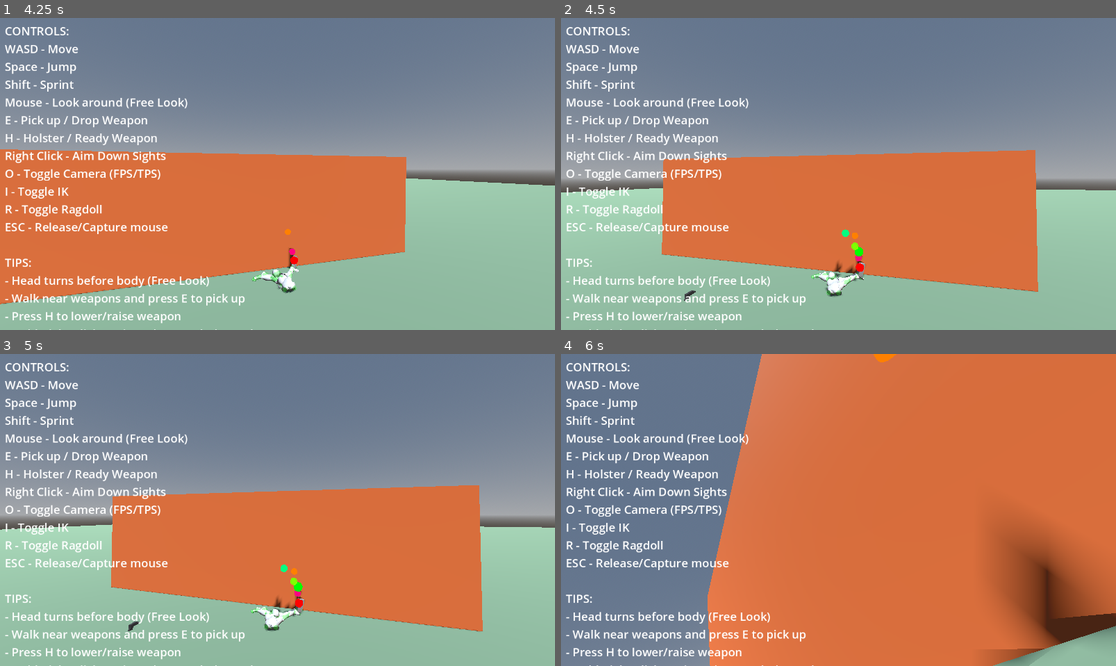
Above: before the commit, frames 1-4 (two rows, left to right).
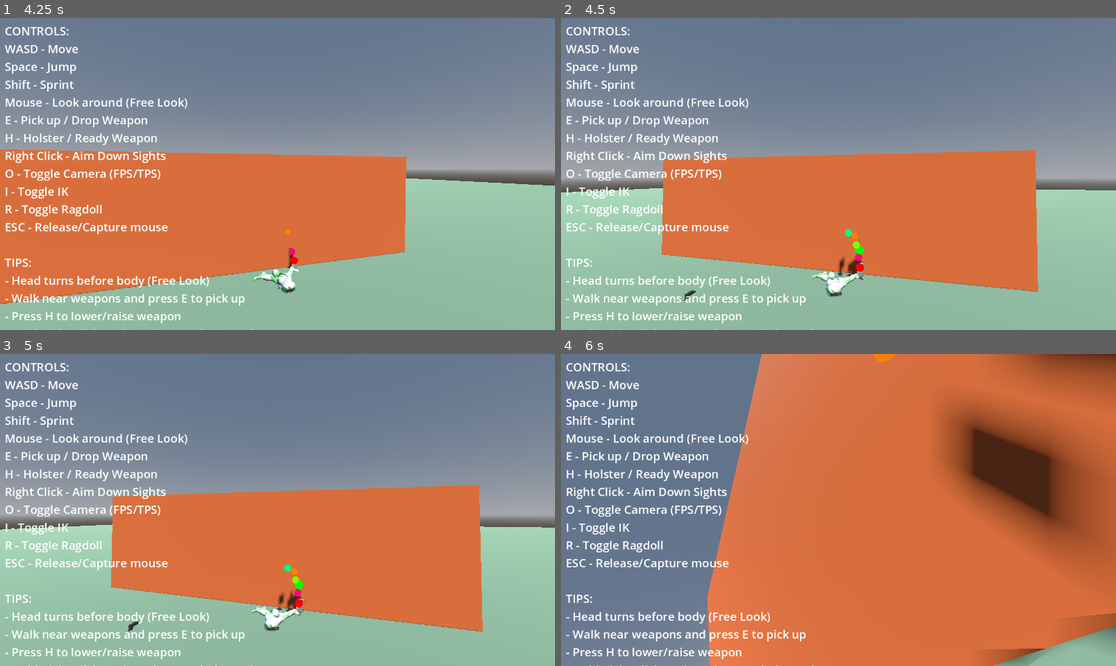
Above: after the commit, the same moments.

Repository: lmf-git/fpsikanimragdoll
Game: Godot game, scene res://world.tscn
Two runs of this game, one before a commit and one after it. Both use one fixed random seed, a clock stepped at 60 frames per second and the inputs below.
Inputs (mouse positions are in pixels of both pictures, inside the frame that each line leads up to):
- Up to frame 1 (4.25 s): tap Enter at 0.5 s; move the mouse to (305, 174) at 0.52 s; hold Shift (sprint) 0.53-1.28 s; hold W (move_forward) from 0.53 s (still down); click (305, 174) at 0.67 s; tap Space (jump) at 0.77, 1.52, 3.02, 3.77 s; move the mouse to (249, 174) at 1.27 s; tap O (toggle_camera) at 1.35 s; move the mouse to (288, 167) at 2.02 s; hold I (toggle_ik) 2.03-2.78 s; move the mouse to (271, 180) at 2.77 s; tap R (toggle_ragdoll) at 2.85 s; click (271, 180) at 2.92 s; move the mouse to (316, 177) at 3.52 s; tap E at 3.6 s
- Up to frame 2 (4.5 s): keep holding W (move_forward); move the mouse to (794, 170) at 4.27 s; tap H at 4.35 s
- Up to frame 3 (5 s): keep holding W (move_forward); tap Space (jump) at 4.52 s
- Up to frame 4 (6 s): move the mouse to (844, 510) at 5.02 s; hold Shift (sprint) 5.03-5.78 s; click (844, 510) at 5.17 s; move the mouse to (816, 503) at 5.77 s; release W (move_forward) at 5.78 s; hold D (move_right) from 5.78 s (still down); tap O (toggle_camera) at 5.85 s

Frame 1 is identical in both runs. In frame 2, 0.2% of the frame differs, in the area x 49-55%, y 67-85%; in frame 3, 0.2%; in frame 4, 17%, in the area x 68-100%, y 0-95%.

Commit message:
Make IK targets follow camera aim direction, not body direction
Critical fix for arm positioning:
- Change hand IK positioning from body-relative to camera-relative
- Right hand now uses camera_basis instead of body_basis
- Left hand now uses camera_basis instead of body_basis
- Hands shift left/right as you aim, not locked to body facing
- Arms extend in direction of camera aim, not character facing
- Elbow/wrist targets already follow hand dynamically (no change needed)

Also moved default IK target positions forward for better grip:
- Hands: Z=-0.4 (was Z=0.5) - 0.9m more forward
- Wrists: Z=-0.3 (was Z=0.4) - 0.7m more forward
- Elbows: Z=-0.1 (was Z=0.2) - 0.3m more forward

Result: Arms point where you aim, hands grip gun properly

Diff:
--- a/character_controller.gd
+++ b/character_controller.gd
@@ -1810,25 +1810,12 @@
 		WeaponState.AIMING:
 			target_offset = aim_weapon_offset
 
-	# Position right hand IK target relative to BODY (chest bone), not camera
+	# Position right hand IK target to follow AIM DIRECTION (camera), not body
 	var right_hand_target = ik_targets_node.get_node_or_null("RightHandTarget")
 	if right_hand_target:
 		var base_offset = target_offset + current_sway
 
-		# Hands should shift left/right based on where player is aiming
-		# Calculate horizontal offset based on camera rotation relative to body
-		var camera_rotation_y = active_camera.global_rotation.y
-		var rotation_diff = camera_rotation_y - body_rotation_y
-
-		# Normalize rotation difference to [-PI, PI]
-		rotation_diff = fmod(rotation_diff + PI, TAU) - PI
-
-		# Convert rotation difference to horizontal hand offset
-		# Multiply by distance from body to get more shift when looking further away
-		var horizontal_shift = sin(rotation_diff) * abs(base_offset.z) * 0.8  # 80% of forward distance
-		base_offset.x += horizontal_shift  # Add to existing offset, don't replace it
-
-		# Use chest bone as anchor point for body-relative positioning
+		# Use chest bone as anchor point
 		var anchor_transform: Transform3D
 		if chest_bone_id >= 0:
 			anchor_transform = skeleton.global_transform * skeleton.get_bone_global_pose(chest_bone_id)
@@ -1836,18 +1823,13 @@
 			# Fallback to character position if no chest bone
 			anchor_transform = global_transform
 
-		# Position hand relative to body/chest using CHARACTER'S facing direction
-		# Use body_rotation_y (where character faces) not camera_rotation.y (where camera looks)
-		# This prevents hand from moving left/right when camera orbits in TPS
-		var body_basis = Basis(Vector3.UP, body_rotation_y)  # Character's facing, not camera
+		# Position hand relative to CAMERA AIM DIRECTION, not body direction
+		# This makes hands follow where you're looking
+		var camera_basis = Basis(Vector3.UP, active_camera.global_rotation.y)  # Camera's aim direction
 
 		# Apply hand recoil to offset
 		var final_offset = base_offset + current_hand_recoil
-		var target_pos = anchor_transform.origin + body_basis * final_offset
-
-		# DEBUG: Track target movement when state changes
-		if weapon_state == WeaponState.AIMING and right_hand_target.global_position.distance_to(target_pos) > 0.01:
-			print("AIMING: Moving hand target from ", right_hand_target.global_position, " to ", target_pos)
+		var target_pos = anchor_transform.origin + camera_basis * final_offset
 
 		right_hand_target.global_position = target_pos
 
@@ -1863,7 +1845,8 @@
 			else:
 				# No secondary grip - calculate position relative to right hand
 				# Position left hand forward and slightly up from right hand
-				var body_basis = Basis(Vector3.UP, body_rotation_y)
+				# Use CAMERA basis so left hand follows aim direction
+				var camera_basis = Basis(Vector3.UP, active_camera.global_rotation.y)
 
 				# Start from right hand target position
 				var right_hand_pos: Vector3 = right_hand_target.global_position if right_hand_target else global_position
@@ -1874,14 +1857,15 @@
 				# - No left/right offset (centerline)
 				var foregrip_offset = Vector3(0.0, 0.05, -0.35)  # Higher and forward
 
-				# Apply body-relative offset
-				var left_hand_pos = right_hand_pos + body_basis * foregrip_offset
+				# Apply camera-relative offset so left hand follows aim
+				var left_hand_pos = right_hand_pos + camera_basis * foregrip_offset
 				left_hand_target.global_position = left_hand_pos
 		else:
 			# Pistol (one-handed): Left hand only supports when aiming, not during hip fire
 			# Left hand should be below and slightly forward of right hand for proper pistol grip
 			if weapon_state == WeaponState.AIMING:
-				var body_basis = Basis(Vector3.UP, body_rotation_y)
+				# Use CAMERA basis so left hand follows aim direction
+				var camera_basis = Basis(Vector3.UP, active_camera.global_rotation.y)
 				var right_hand_pos: Vector3 = right_hand_target.global_position if right_hand_target else global_position
 
 				# Offset for pistol support grip:
@@ -1890,7 +1874,7 @@
 				# - Right: 0.03m to the right (crosses under) to create elbow bend
 				var support_grip_offset = Vector3(0.03, -0.08, -0.05)  # Right, down, forward
 
-				var left_hand_pos = right_hand_pos + body_basis * support_grip_offset
+				var left_hand_pos = right_hand_pos + camera_basis * support_grip_offset
 				left_hand_target.global_position = left_hand_pos
 			else:
 				# When hip firing (READY) or sheathed, left hand goes to rest position (one-handed grip)
